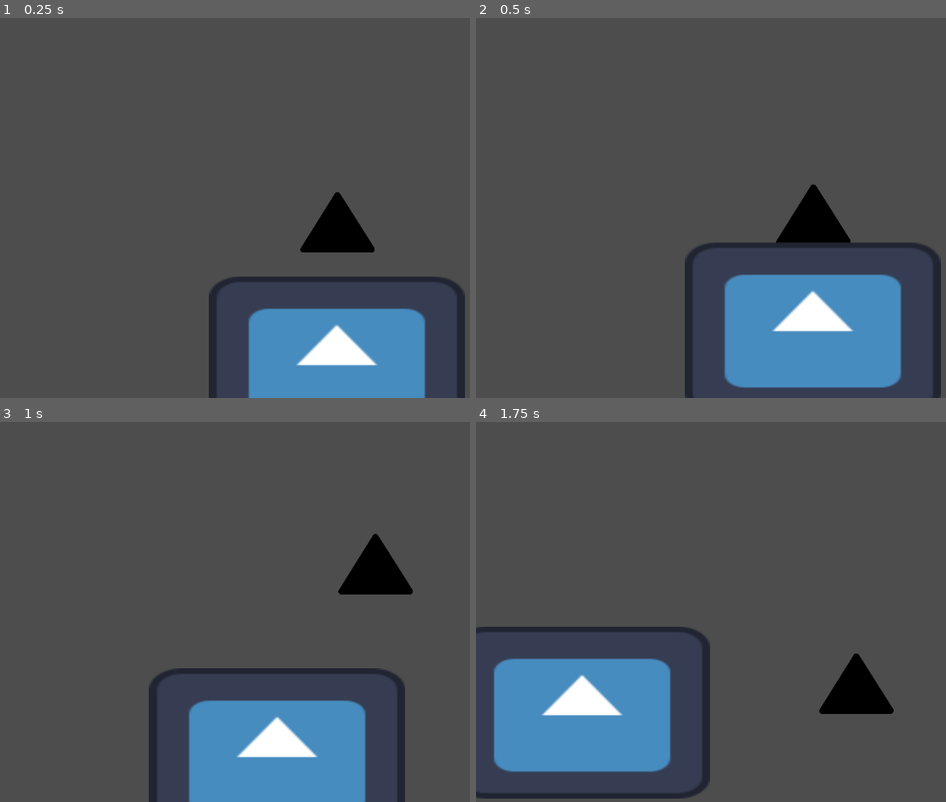
Above: before the commit, frames 1-4 (two rows, left to right).
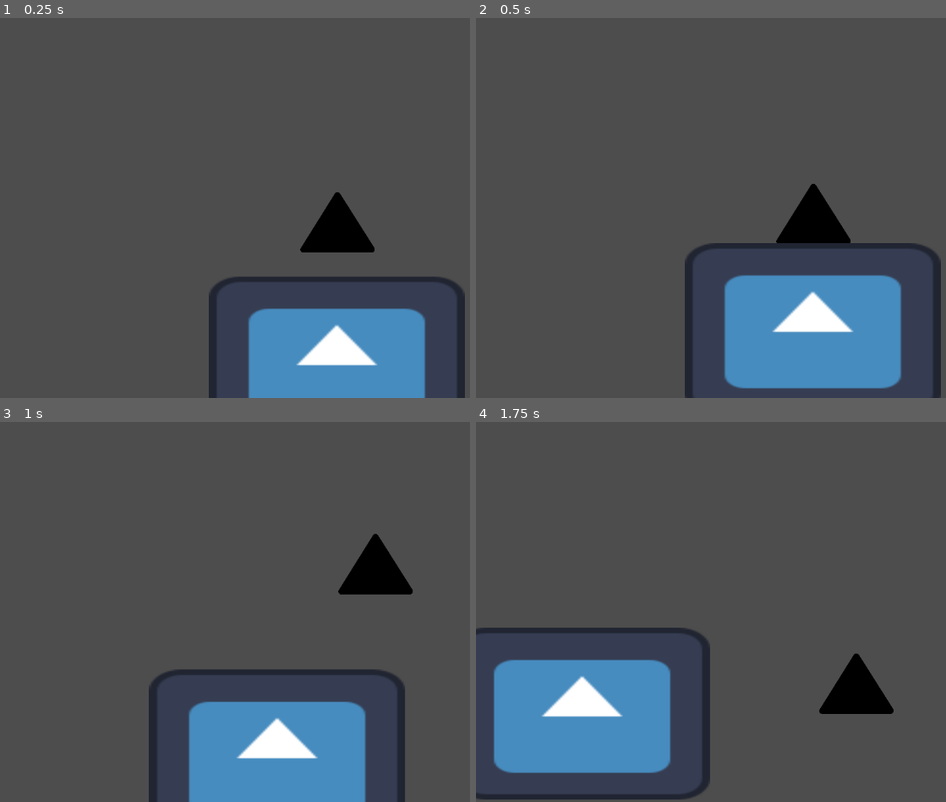
Above: after the commit, the same moments.

Repository: Eldragon126/Shapes
Game: Godot game, scene res://nodes/map.tscn
Two runs of this game, one before a commit and one after it. Both use one fixed random seed, a clock stepped at 60 frames per second and the inputs below. The engine's default icon, where the game draws it, is replaced by a stand-in: a white triangle on a blue panel in a dark square.
Inputs:
- Up to frame 1 (0.25 s): no input
- Up to frame 2 (0.5 s): no input
- Up to frame 3 (1 s): hold Right (ui_right) from 0.53 s (still down); tap Space (jump) at 0.77 s
- Up to frame 4 (1.75 s): keep holding Right (ui_right); tap Space (jump) at 1.52 s

Frame 1 is identical in both runs. In frame 2, 0.6% of the frame differs, in the area x 50-93%, y 43-98%; in frame 3, 0.6%; in frame 4, 0.9%, in the area x 0-47%, y 53-100%.

Commit message:
added tilemap and few small changes
I still need to add layers to the tilemap to change the layer of the walls and general background

Diff:
--- a/nodes/map.tscn
+++ b/nodes/map.tscn
@@ -2,7 +2,7 @@
 
 [ext_resource type="Script" uid="uid://brbxev1anibql" path="res://scripts/map.gd" id="1_5ibb1"]
 [ext_resource type="Texture2D" uid="uid://js4tpq8uy8bp" path="res://icon.svg" id="1_gk0av"]
-[ext_resource type="PackedScene" uid="uid://cj1ki34wavwkd" path="res://nodes/player_cube.tscn" id="2_sknwi"]
+[ext_resource type="PackedScene" uid="uid://bk781fvgq4456" path="res://nodes/player_triangle.tscn" id="2_sknwi"]
 
 [sub_resource type="RectangleShape2D" id="RectangleShape2D_o7unc"]
 size = Vector2(126.53549, 125.81572)
--- a/nodes/map_creator.tscn
+++ b/nodes/map_creator.tscn
@@ -1,4 +1,32 @@
-[gd_scene load_steps=0 format=3 uid="uid://vxg7ttsey3xb"]
+[gd_scene load_steps=4 format=3 uid="uid://vxg7ttsey3xb"]
+
+[ext_resource type="Texture2D" uid="uid://c4crbdpjyfhns" path="res://assets/tilemap_test2.png" id="1_yyv0d"]
+
+[sub_resource type="TileSetAtlasSource" id="TileSetAtlasSource_rg2c2"]
+texture = ExtResource("1_yyv0d")
+texture_region_size = Vector2i(128, 128)
+0:0/0 = 0
+1:0/0 = 0
+2:0/0 = 0
+3:0/0 = 0
+0:1/0 = 0
+1:1/0 = 0
+2:1/0 = 0
+3:1/0 = 0
+0:2/0 = 0
+1:2/0 = 0
+2:2/0 = 0
+3:2/0 = 0
+0:3/0 = 0
+1:3/0 = 0
+2:3/0 = 0
+3:3/0 = 0
+
+[sub_resource type="TileSet" id="TileSet_ty3yj"]
+tile_size = Vector2i(128, 128)
+sources/2 = SubResource("TileSetAtlasSource_rg2c2")
 
 [node name="map_creator" type="TileMap"]
+tile_set = SubResource("TileSet_ty3yj")
+rendering_quadrant_size = 128
 format = 2
--- a/nodes/player_cube.tscn
+++ b/nodes/player_triangle.tscn
@@ -1,12 +1,12 @@
 [gd_scene load_steps=4 format=3 uid="uid://bk781fvgq4456"]
 
-[ext_resource type="Script" uid="uid://5x8i2mm7ec40" path="res://scripts/player_cube.gd" id="1_je2q3"]
+[ext_resource type="Script" uid="uid://5x8i2mm7ec40" path="res://scripts/player_triangle.gd" id="1_je2q3"]
 [ext_resource type="Texture2D" uid="uid://r7bmjta2fl87" path="res://assets/TrianglePlayer.png" id="2_je2q3"]
 
 [sub_resource type="CircleShape2D" id="CircleShape2D_je2q3"]
-radius = 36.0
+radius = 40.012497
 
-[node name="player_cube" type="CharacterBody2D"]
+[node name="player_triangle" type="CharacterBody2D"]
 script = ExtResource("1_je2q3")
 
 [node name="Sprite2D" type="Sprite2D" parent="."]
@@ -15,6 +15,7 @@
 texture = ExtResource("2_je2q3")
 
 [node name="CollisionShape2D" type="CollisionShape2D" parent="."]
+position = Vector2(0, -2)
 shape = SubResource("CircleShape2D_je2q3")
 
 [node name="player_cam" type="Camera2D" parent="."]
Binary file added: assets/test_size_128px.png
Not shown, added: assets/test_size_128px.png.import
Binary file added: assets/tilemap_test1.png
Not shown, added: assets/tilemap_test1.png.import
Binary file added: assets/tilemap_test2.png
Not shown, added: assets/tilemap_test2.png.import
Renamed: scripts/player_cube.gd -> scripts/player_triangle.gd
Renamed: scripts/player_cube.gd.uid -> scripts/player_triangle.gd.uid
